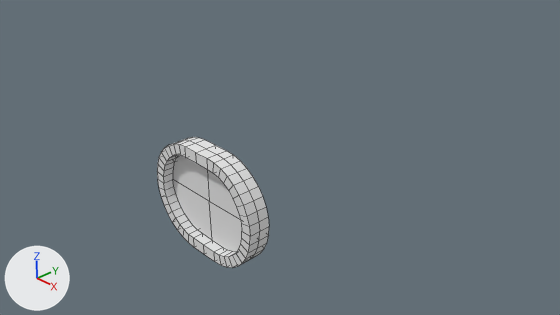
One commit to the Blender file BlocchiRidimensionabili/Assets/Models/bucovarcrc.blend: the scene before it, then after it.
Before and after are seen from the file's camera 'Camera'. The axes (+X, +Y, +Z) are drawn at lower left. The lights are the same throughout. Mesh edges are drawn as thin lines.
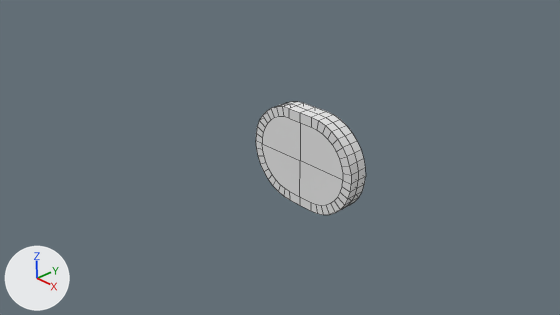
The change, as JSON lines over the scene's bpy script:
```json
{"block": "me_cube", "where": "# used by ob_cube; location = (0.0, 0.0, 0.0); rotation_euler = (0.0, 0.0, 12.57), in degrees (0, 0, 0); scale = (1.0, -1.0, 1.0)"}
{"op": "remove", "block": "me_cube", "code": "me_cube.from_pydata(...)  # 74 vertices, 75 faces, 8 loose edges; spans x 0.0..1.3, y 1.0..1.4, z 0.0..1.0"}
{"op": "add", "block": "me_cube", "code": "me_cube.from_pydata(...)  # 254 vertices, 294 faces, 16 loose edges; spans x -1.3..1.3, y 1.0..1.4, z -1.0..1.0"}
{"block": "me_cube", "change": "me_cube part 1: 180 vertices added at x -1.3..1.285, y 1.0..1.4, z -1.0..1.0"}
{"op": "set", "path": "ob_cube.rotation_euler", "old": "(0.0, 0.0, 12.57)", "new": "(0.0, 0.0, 9.425)", "note": "degrees (0, 0, 0) -> degrees (0, 0, 180)"}
{"op": "remove", "block": "ob_cube", "code": "_m = ob_cube.modifiers.new('Mirror', 'MIRROR')"}
{"op": "remove", "block": "ob_cube", "code": "_m.use_axis = (True, False, True)"}
```

Location of each change, (x1, y1, x2, y2) in pixels of the pictures (560 x 315 px):
```json
{"object": "Cube", "change": "reshaped, turned, modifiers changed", "before": [157, 137, 269, 268], "after": [256, 102, 366, 215]}
{"part": 1, "of": "me_cube", "change": "added", "after": [256, 102, 365, 215]}
```
